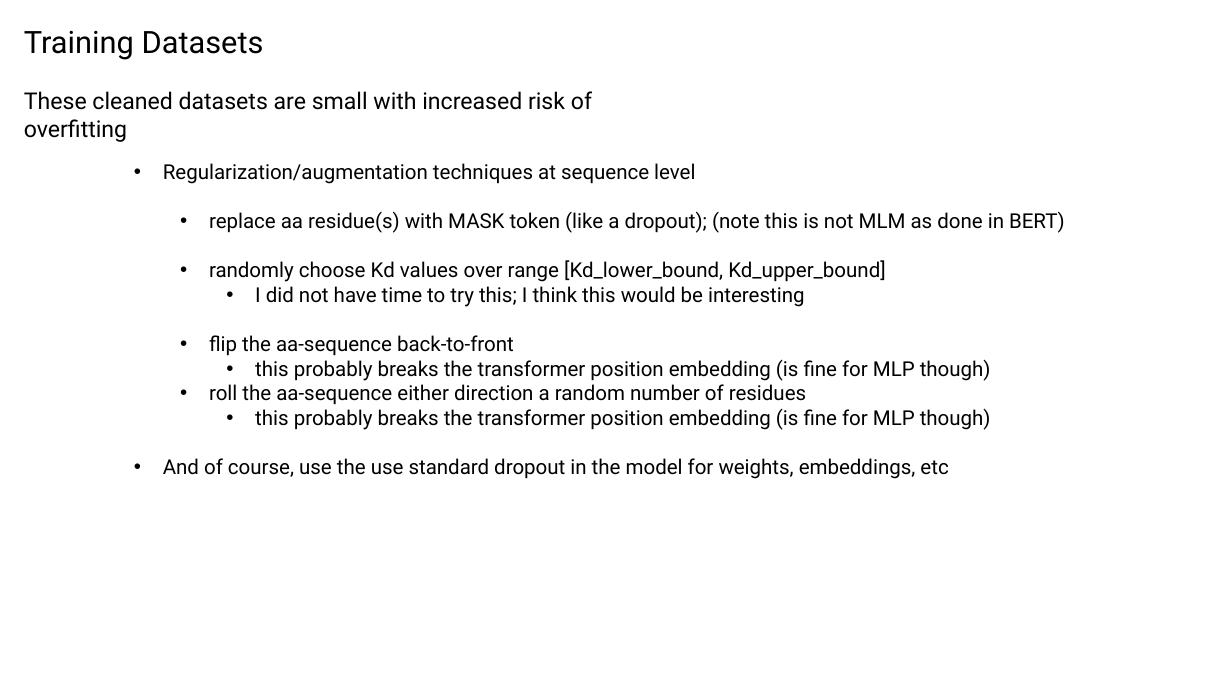
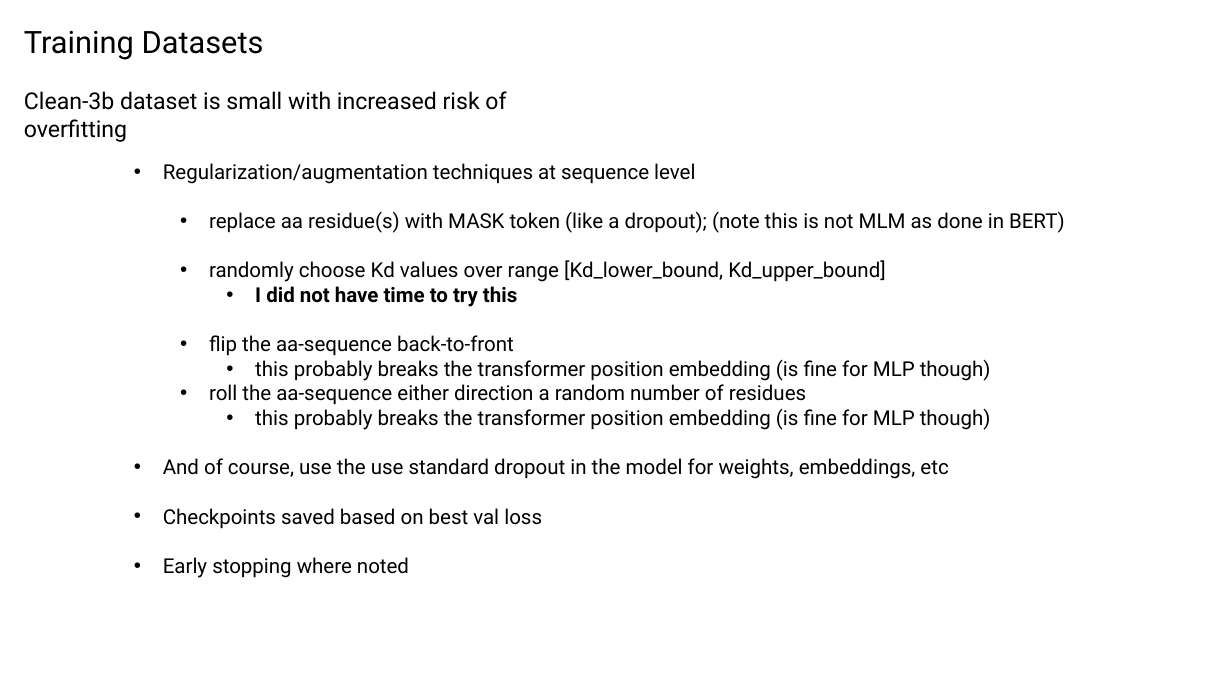
Before and after one commit to planaria158/BERT-antibody-antigen-binding-energy, a slide deck: slide 7 of Homework-aAlphaBio.pptx (slide 6 before the commit). Drawn at 1232x693 pixels with LibreOffice and Linux fonts; fonts in the diff are those of the drawing. Boxes give left, top, right and bottom in pixels: in the first picture for what was removed or moved away, otherwise in the second. Text is boxed around its words. In the diff, an @@ line names an element or a change of style, - is before the commit and + after.

```diff
--- a/Homework-aAlphaBio.pptx
+++ b/Homework-aAlphaBio.pptx
@@ text at box(24, 91, 506, 110): text changed @@
-These cleaned datasets are small with increased risk of overfitting
+Clean-3b dataset is small with increased risk of overfitting
@@ text at box(255, 286, 517, 307): text changed; bold on @@
-    • I did not have time to try this; I think this would be interesting
+    • I did not have time to try this
@@ text at box(163, 508, 542, 578): paragraphs added @@
+• Checkpoints saved based on best val loss
+• Early stopping where noted
```
Also in this commit, not shown: 11 other slides changed, 3 slides added, 1 other file.
